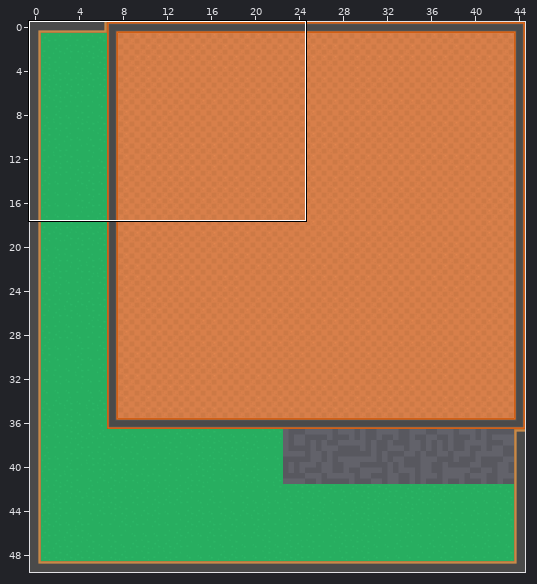
Level history. Tiled map: maps/Bottom.tmx. Above: a wide view before the commit, with the close-up outlined.
Close-up. Earlier state:
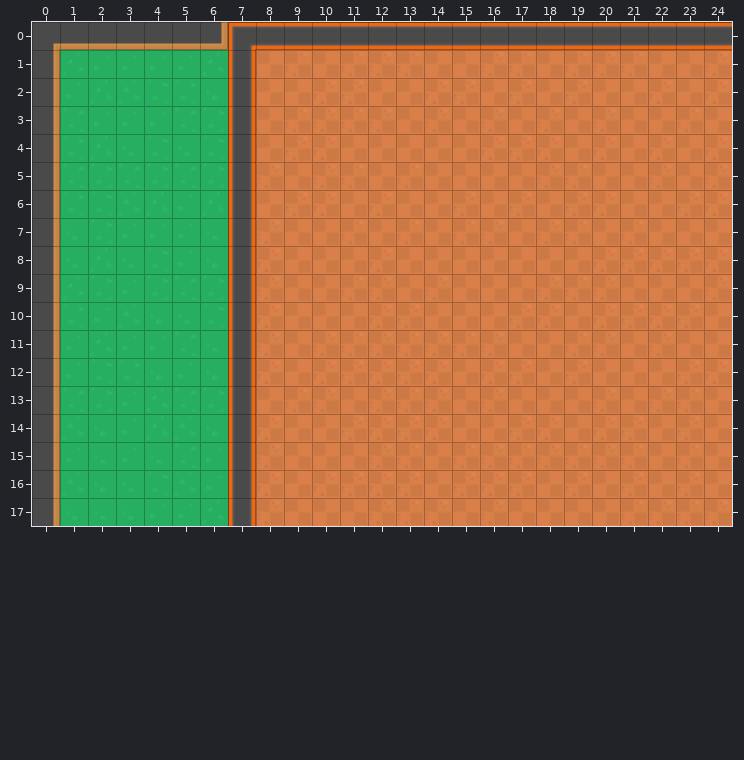
Cells are 64x64 px. Shown: x 0..24, y 0..17. The commit also changed other parts of the map, which this record leaves out.
Now the later version:
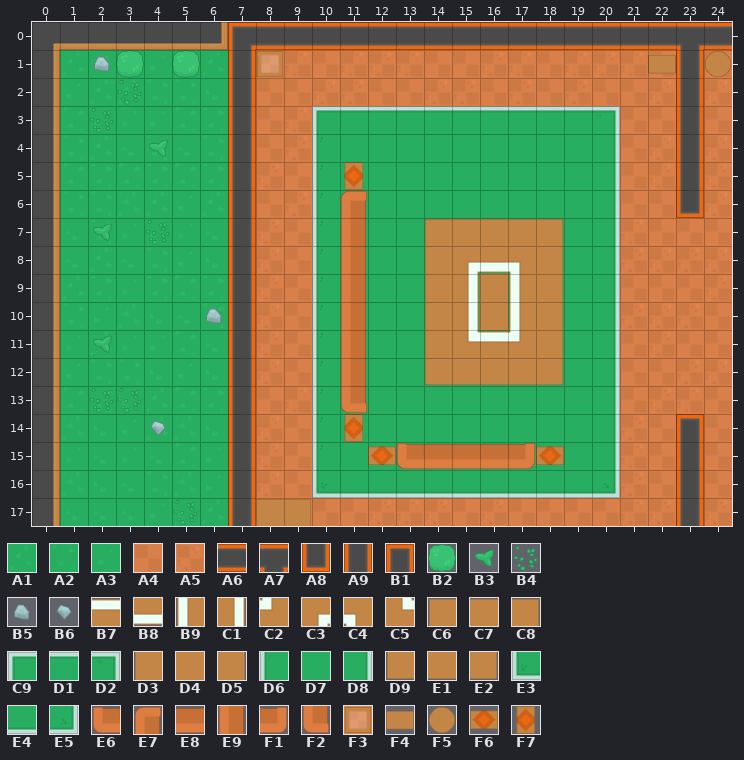
Key: from "spritesheet_tiles": A1 0, A2 1, A3 2, A4 12, A5 13, A6 110, A7 111, A8 114, A9 137, B1 140, B2 182, B3 209, B4 212, B5 236, B6 237, B7 293, B8 293 turned 180, B9 293 turned 270, C1 293 turned 90, C2 294, C3 294 turned 180, C4 294 turned 270, C5 294 turned 90, C6 348, C7 349, C8 350, C9 372, D1 373, D2 374, D3 375, D4 376, D5 377, D6 399, D7 400, D8 401, D9 402, E1 403, E2 404, E3 426, E4 427, E5 428, E6 473, E7 473 turned 90, E8 474, E9 474 turned 90, F1 475, F2 475 turned 90, F3 482, F4 483, F5 505, F6 510 turned 180, F7 510 turned 90.
__ is an empty cell.
Tiles replaced or removed in this view: A1, A2, A3, A4, A5, A6.
Tiles of an added or newly shown layer are drawn over the layers below it.
See-through tiles are keyed as they look on the map.
The edit:
Changed rows in their new state; .. is an unchanged cell.
Layer "1" (removed):
first column x 2:
 0 .. .. .. .. .. .. .. .. .. .. .. .. .. .. .. .. .. .. .. .. .. __ ..
 1 __ __ .. __ .. .. __ .. .. .. .. .. .. .. .. .. .. .. .. .. __ __ __
 2 .. __ .. .. .. .. .. .. .. .. .. .. .. .. .. .. .. .. .. .. .. __ ..
 3 __ .. .. .. .. .. .. .. __ __ __ __ __ __ __ __ __ __ __ .. .. __ ..
 4 .. .. __ .. .. .. .. .. __ __ __ __ __ __ __ __ __ __ __ .. .. __ ..
 5 .. .. .. .. .. .. .. .. __ __ __ __ __ __ __ __ __ __ __ .. .. __ ..
 6 .. .. .. .. .. .. .. .. __ __ __ __ __ __ __ __ __ __ __ .. .. __ ..
 7 __ .. __ .. .. .. .. .. __ __ __ __ __ __ __ __ __ __ __ .. .. .. ..
 8 .. .. .. .. .. .. .. .. __ __ __ __ __ __ __ __ __ __ __ .. .. .. ..
 9 .. .. .. .. .. .. .. .. __ __ __ __ __ __ __ __ __ __ __ .. .. .. ..
10 .. .. .. .. __ .. .. .. __ __ __ __ __ __ __ __ __ __ __ .. .. .. ..
11 __ .. .. .. .. .. .. .. __ __ __ __ __ __ __ __ __ __ __ .. .. .. ..
12 .. .. .. .. .. .. .. .. __ __ __ __ __ __ __ __ __ __ __ .. .. .. ..
13 __ __ .. .. .. .. .. .. __ __ __ __ __ __ __ __ __ __ __ .. .. .. ..
14 .. .. __ .. .. .. .. .. __ __ __ __ __ __ __ __ __ __ __ .. .. __ ..
15 .. .. .. .. .. .. .. .. __ __ __ __ __ __ __ __ __ __ __ .. .. __ ..
16 .. .. .. .. .. .. .. .. __ __ __ __ __ __ __ __ __ __ __ .. .. __ ..
17 .. .. .. __ .. .. __ __ .. .. .. .. .. .. .. .. .. .. .. .. .. __ ..
Layer "Tiles" (added):
first column x 2:
 1 A3 A3 .. A3 .. .. A4 .. .. .. .. .. .. .. .. .. .. .. .. .. A4 .. A5
 2 .. A1 .. .. .. .. .. .. .. .. .. .. .. .. .. .. .. .. .. .. .. .. ..
 3 A3 .. .. .. .. .. .. .. C9 D1 D1 D1 D1 D1 D1 D1 D1 D1 D2 .. .. .. ..
 4 .. .. A2 .. .. .. .. .. D6 D7 D7 D7 D7 D7 D7 D7 D7 D7 D8 .. .. .. ..
 5 .. .. .. .. .. .. .. .. D6 D7 D7 D7 D7 D7 D7 D7 D7 D7 D8 .. .. .. ..
 6 .. .. .. .. .. .. .. .. D6 D7 D7 D7 D7 D7 D7 D7 D7 D7 D8 .. .. .. ..
 7 A2 .. A3 .. .. .. .. .. D6 D7 D7 D7 D7 D7 D7 D7 D7 D7 D8 .. .. .. ..
 8 .. .. .. .. .. .. .. .. D6 D7 D7 D7 D7 D7 D7 D7 D7 D7 D8 .. .. .. ..
 9 .. .. .. .. .. .. .. .. D6 D7 D7 D7 D7 D7 .. D7 D7 D7 D8 .. .. .. ..
10 .. .. .. .. A2 .. .. .. D6 D7 D7 D7 D7 D7 .. D7 D7 D7 D8 .. .. .. ..
11 A1 .. .. .. .. .. .. .. D6 D7 D7 D7 D7 D7 D7 D7 D7 D7 D8 .. .. .. ..
12 .. .. .. .. .. .. .. .. D6 D7 D7 D7 D7 D7 D7 D7 D7 D7 D8 .. .. .. ..
13 A2 A3 .. .. .. .. .. .. D6 D7 D7 D7 D7 D7 D7 D7 D7 D7 D8 .. .. .. ..
14 .. .. A1 .. .. .. .. .. D6 D7 D7 D7 D7 D7 D7 D7 D7 D7 D8 .. .. .. ..
15 .. .. .. .. .. .. .. .. D6 D7 D7 D7 D7 D7 D7 D7 D7 D7 D8 .. .. .. ..
16 .. .. .. .. .. .. .. .. E3 E4 E4 E4 E4 E4 E4 E4 E4 E4 E5 .. .. .. ..
17 .. .. .. A3 .. .. A5 A4 .. .. .. .. .. .. .. .. .. .. .. .. .. .. ..
Layer "IndoorWalls" (added):
first column x 23:
 0 A7
 1 A9
 2 A9
 3 A9
 4 A9
 5 A9
 6 A8
first column x 23:
14 B1
15 A9
16 A9
17 A9
Layer "AboveTiles" (added):
first column x 2:
 1 B5 B2 .. B2 .. .. F3 .. .. .. .. .. .. .. .. .. .. .. .. .. F4 .. F5
 2 .. B4 .. .. .. .. .. .. .. .. .. .. .. .. .. .. .. .. .. .. .. .. ..
 3 B4 .. .. .. .. .. .. .. .. .. .. .. .. .. .. .. .. .. .. .. .. .. ..
 4 .. .. B3 .. .. .. .. .. .. .. .. .. .. .. .. .. .. .. .. .. .. .. ..
 5 .. .. .. .. .. .. .. .. .. F7 .. .. .. .. .. .. .. .. .. .. .. .. ..
 6 .. .. .. .. .. .. .. .. .. E7 .. .. .. .. .. .. .. .. .. .. .. .. ..
 7 B3 .. B4 .. .. .. .. .. .. E9 .. .. C6 C7 C7 C7 C8 .. .. .. .. .. ..
 8 .. .. .. .. .. .. .. .. .. E9 .. .. D3 C3 B8 C4 D5 .. .. .. .. .. ..
 9 .. .. .. .. .. .. .. .. .. E9 .. .. D3 C1 D4 B9 D5 .. .. .. .. .. ..
10 .. .. .. .. B5 .. .. .. .. E9 .. .. D3 C1 D4 B9 D5 .. .. .. .. .. ..
11 B3 .. .. .. .. .. .. .. .. E9 .. .. D3 C5 B7 C2 D5 .. .. .. .. .. ..
12 .. .. .. .. .. .. .. .. .. E9 .. .. D9 E1 E1 E1 E2 .. .. .. .. .. ..
13 B4 B4 .. .. .. .. .. .. .. F2 .. .. .. .. .. .. .. .. .. .. .. .. ..
14 .. .. B6 .. .. .. .. .. .. F7 .. .. .. .. .. .. .. .. .. .. .. .. ..
15 .. .. .. .. .. .. .. .. .. .. F6 E6 E8 E8 E8 F1 F6 .. .. .. .. .. ..
17 .. .. .. B4 .. .. C7 C8 .. .. .. .. .. .. .. .. .. .. .. .. .. .. ..
